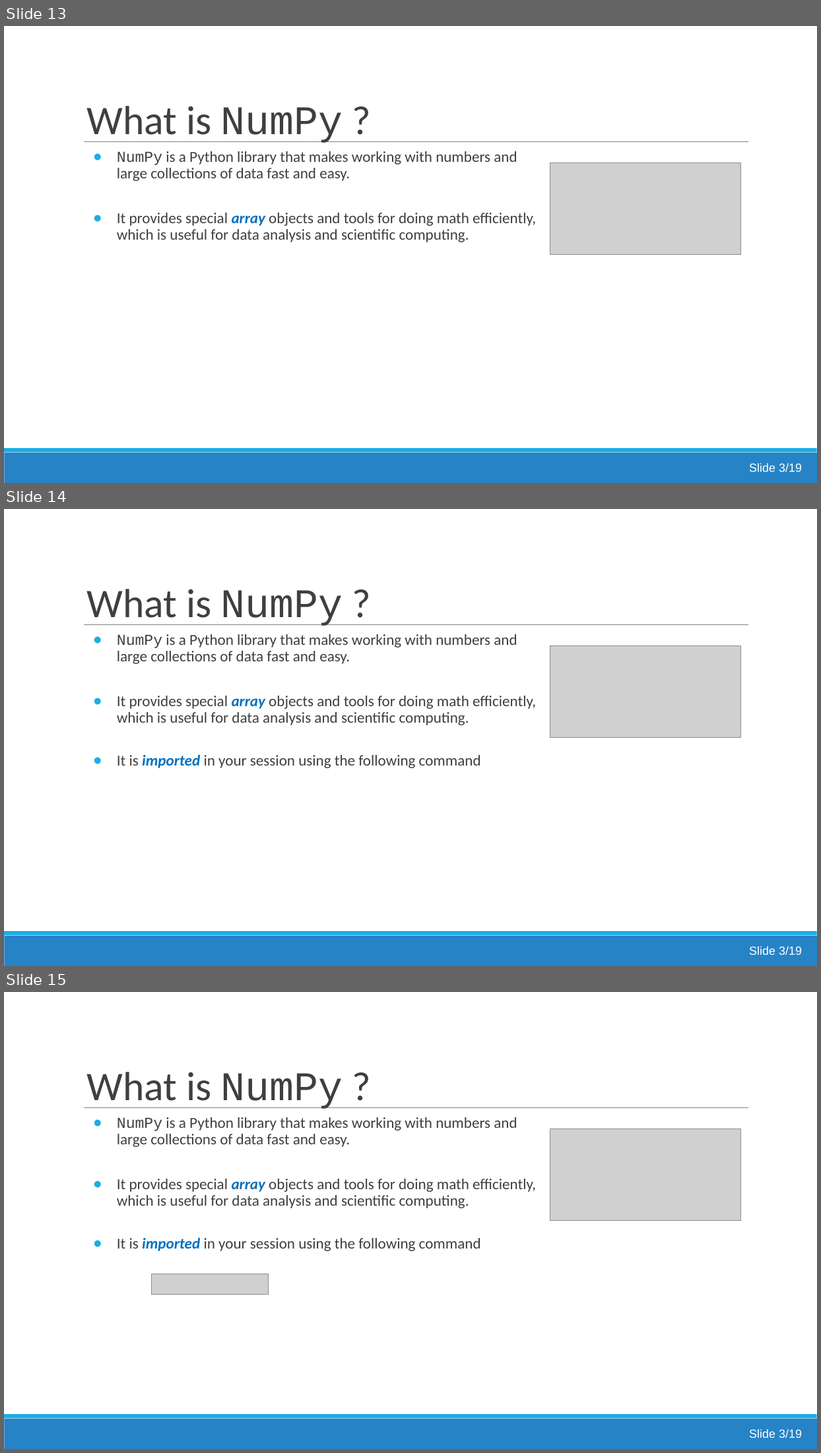
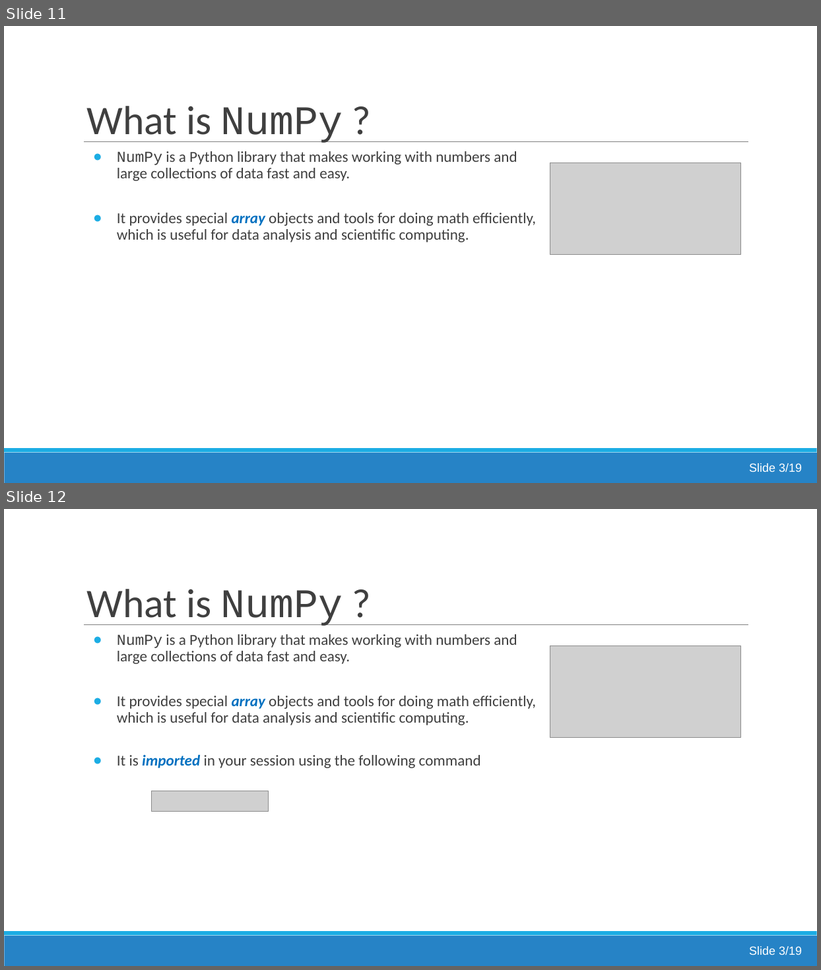
Before and after one commit to jsmartinstats/SCIF10002-2026, a slide deck: 07/Lecture6_numpy.pptx. Shown one above the other, each under a label of ours: slides 13, 14 and 15 before the commit, slides 11 and 12 after it. The pictures are 821x1453 and 821x970 pixels, drawn with LibreOffice and Linux fonts; fonts in the diff are those of the drawing; grey boxes stand for pictures. Boxes give left, top, right and bottom in pixels: in the first picture for what was removed or moved away, otherwise in the second. Text is boxed around its words. In the diff, an @@ line names an element or a change of style, - is before the commit and + after.

```diff
--- a/07/Lecture6_numpy.pptx
+++ b/07/Lecture6_numpy.pptx
@@ slide 14 removed at bbox=[4, 509, 817, 966], background #FFFFFF; not listed: 3 template elements that a slide beside it also shows @@
@@ title removed at bbox=[87, 589, 343, 626] @@
-What is NumPy ?
@@ text removed at bbox=[117, 634, 536, 768] @@
-● NumPy is a Python library that makes working with numbers and large collections of data fast and easy.
-● It provides special array objects and tools for doing math efficiently, which is useful for data analysis and scientific computing.
-● It is imported in your session using the following command
@@ picture removed at bbox=[550, 646, 741, 737] @@
@@ text removed at bbox=[749, 947, 802, 955] @@
-Slide 3/19
@@ what was slide 13 is now slide 11 @@
@@ what was slide 15 is now slide 12 @@
```
Also in this commit, not shown: 3 slides changed, 14 other slides removed, 4 other files.
